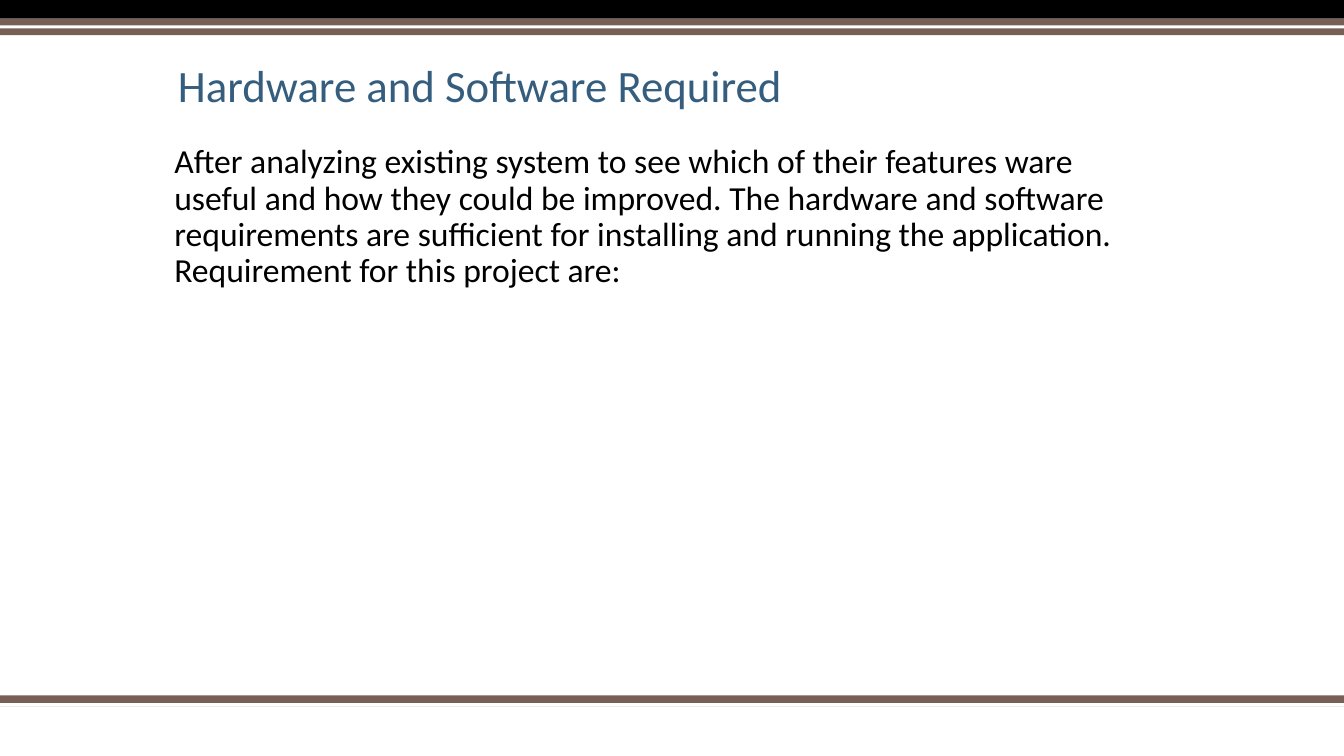
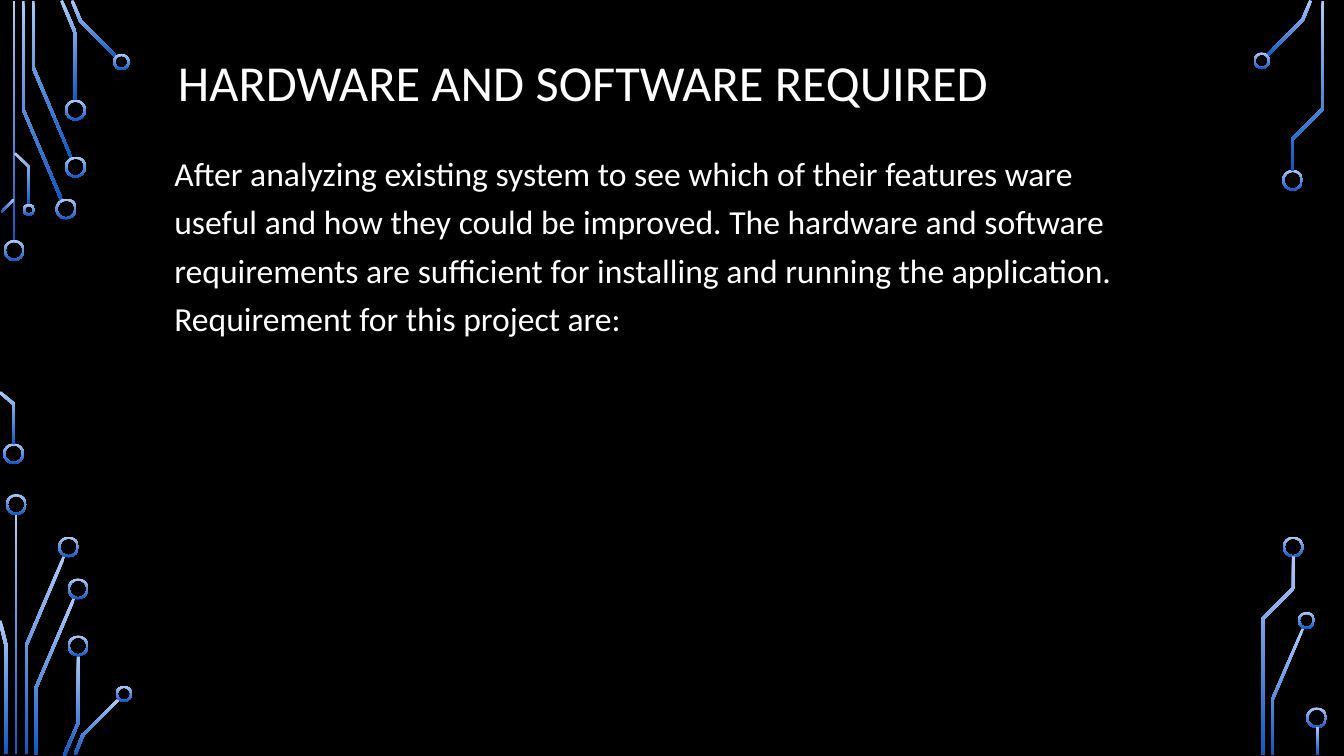
Before and after one commit to vyasaman/movie-ticket-booking, a slide deck: slide 3 of Movie Ticket Booking System.pptx. Drawn at 1344x756 pixels with LibreOffice and Linux fonts; fonts in the diff are those of the drawing; background and template pictures are left out. Boxes give left, top, right and bottom in pixels: in the first picture for what was removed or moved away, otherwise in the second. Text is boxed around its words. In the diff, an @@ line names an element or a change of style, - is before the commit and + after.

```diff
--- a/Movie Ticket Booking System.pptx
+++ b/Movie Ticket Booking System.pptx
@@ background #FFFFFF to picture (left out) @@
@@ rectangle removed at [0, 0, 1344, 19] @@
@@ rectangle removed at [0, 19, 1344, 35] @@
@@ rectangle removed at [0, 25, 1344, 28] @@
@@ title "HARDWARE AND SOFTWARE REQUIRED" at [178, 68, 988, 108]: vertical alignment bottom to middle @@
@@ title at [178, 68, 988, 108]: text changed; size 32 to 36 pt; text colour #355D7E to #FFFFFF @@
-Hardware and Software Required
+HARDWARE AND SOFTWARE REQUIRED
@@ text "After analyzing existing system to ..." at [174, 162, 1111, 337]: text colour #000000 to #FFFFFF; line spacing 0.9 to 1.2; less space between paragraphs @@
@@ rectangle removed at [0, 696, 1344, 707] @@
@@ rectangle removed at [0, 704, 1344, 707] @@
@@ group added at [0, 0, 1327, 756]: 33 freeform shapes, 3 rectangles @@
```
Also in this commit, not shown: 2 other slides changed, 3 slides added, 2 slides removed, 1 other file.
